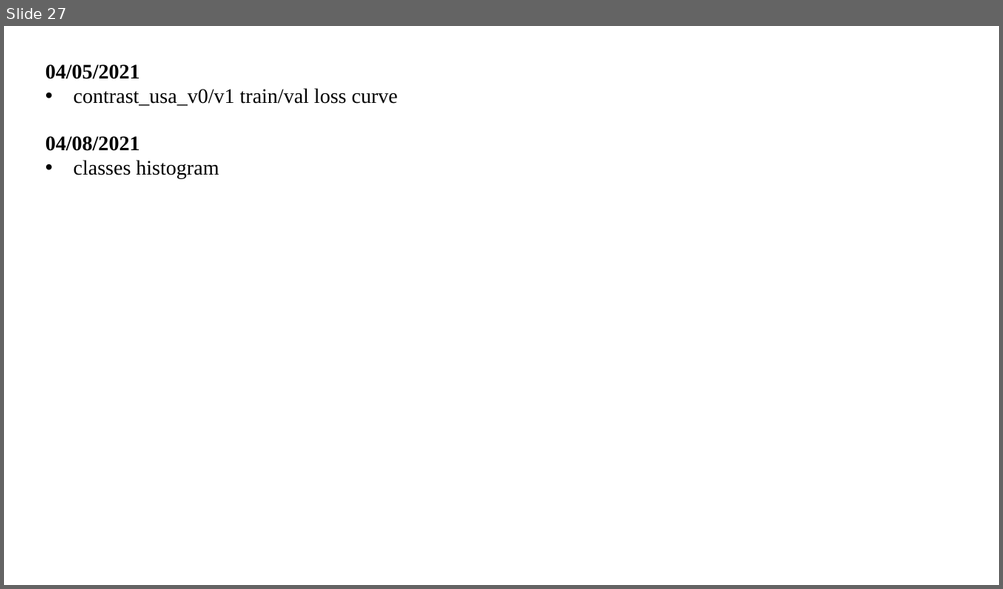
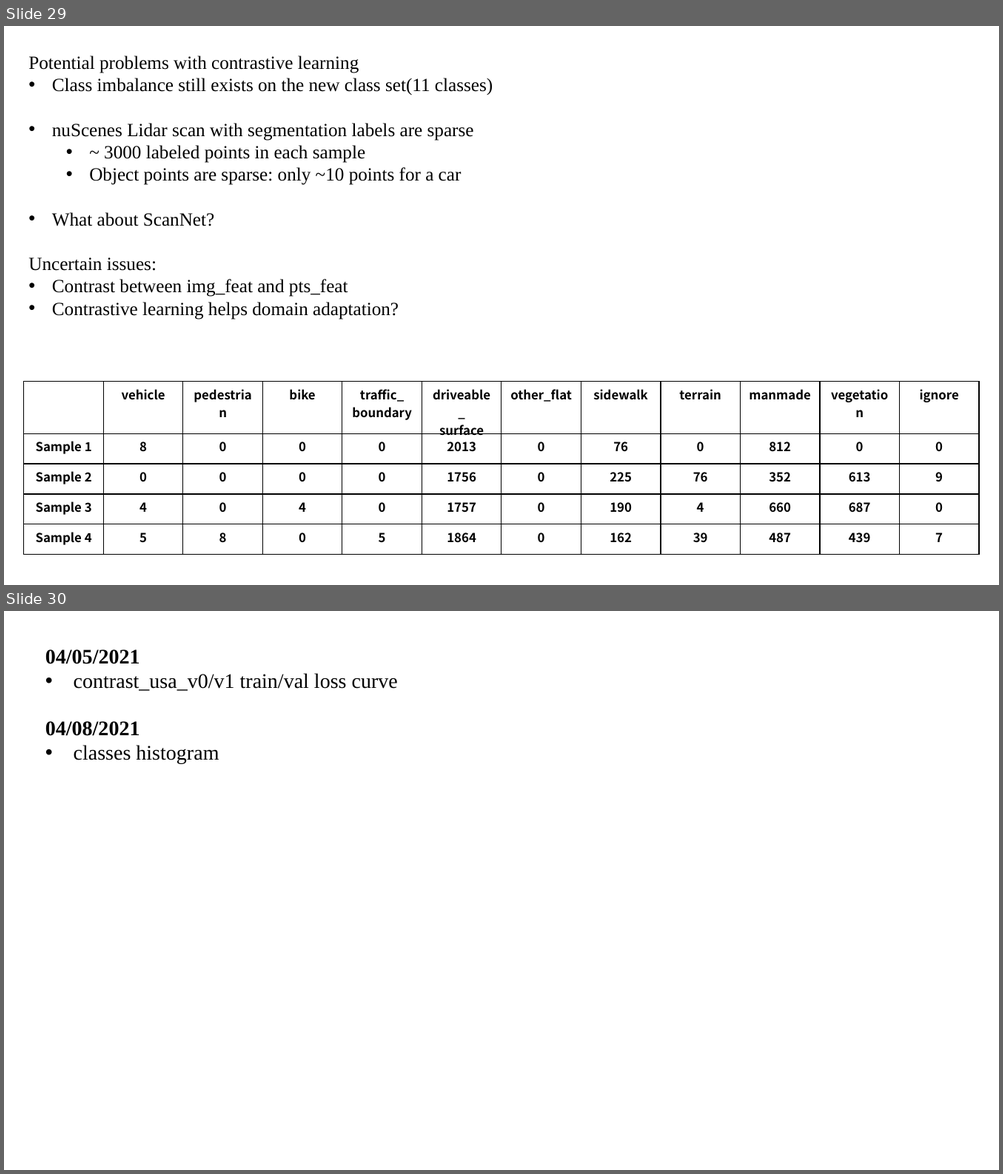
Before and after one commit to XYHC-MMDA/Multi-modal-Multi-task-DA, a slide deck: demo/latest.pptx. Shown one above the other, each under a label of ours: slide 27 before the commit, slides 29 and 30 after it. The pictures are 1003x589 and 1003x1174 pixels, drawn with LibreOffice and Linux fonts; fonts in the diff are those of the drawing. Boxes give left, top, right and bottom in pixels: in the first picture for what was removed or moved away, otherwise in the second. Text is boxed around its words. In the diff, an @@ line names an element or a change of style, - is before the commit and + after.

```diff
--- a/demo/latest.pptx
+++ b/demo/latest.pptx
@@ slide 29 added at (4, 26, 999, 585), background #FFFFFF @@
@@ text added at (28, 56, 492, 320), 18 pt, text #000000 @@
+Potential problems with contrastive learning
+• Class imbalance still exists on the new class set(11 classes)
+• nuScenes Lidar scan with segmentation labels are sparse
+  • ~ 3000 labeled points in each sample
+  • Object points are sparse: only ~10 points for a car
+• What about ScanNet?
+Uncertain issues:
+• Contrast between img_feat and pts_feat
+• Contrastive learning helps domain adaptation?
@@ table added at (24, 382, 982, 548), 5 rows, 12 columns @@
+ | vehicle | pedestrian | bike | traffic_ / boundary | driveable_ / surface | other_flat | sidewalk | terrain | manmade | vegetation | ignore
+Sample 1 | 8 | 0 | 0 | 0 | 2013 | 0 | 76 | 0 | 812 | 0 | 0
+Sample 2 | 0 | 0 | 0 | 0 | 1756 | 0 | 225 | 76 | 352 | 613 | 9
+Sample 3 | 4 | 0 | 4 | 0 | 1757 | 0 | 190 | 4 | 660 | 687 | 0
+Sample 4 | 5 | 8 | 0 | 5 | 1864 | 0 | 162 | 39 | 487 | 439 | 7
@@ what was slide 27 is now slide 30 @@
```
Also in this commit, not shown: 8 slides changed, 2 other slides added, 3 other files.
